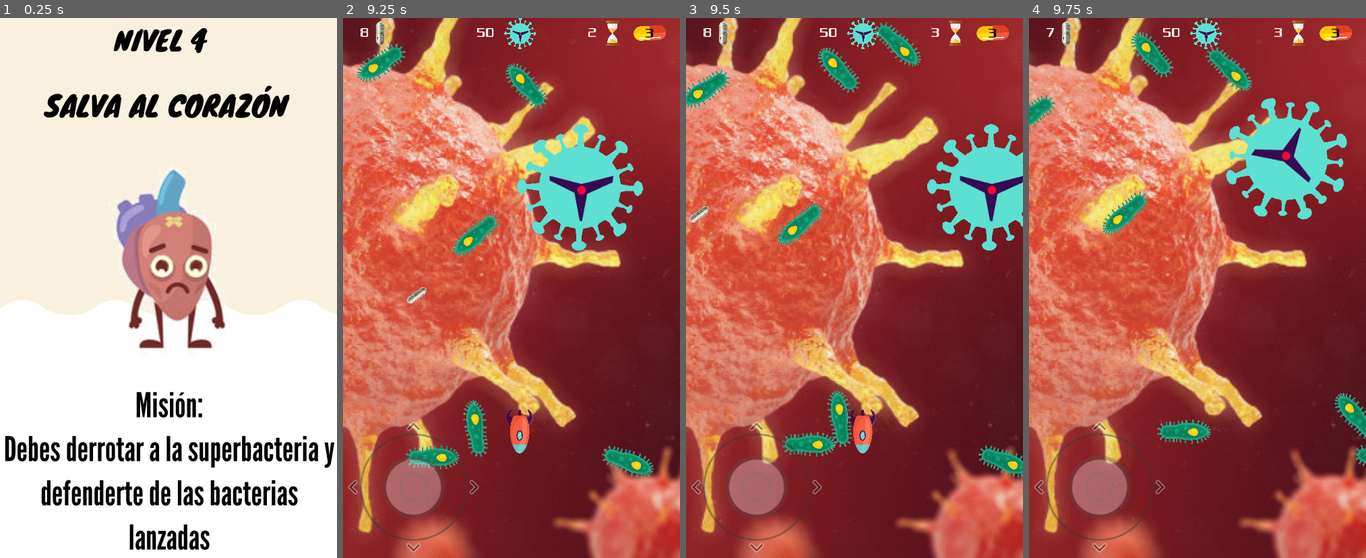
Above: before the commit, frames 1-4 (left to right).
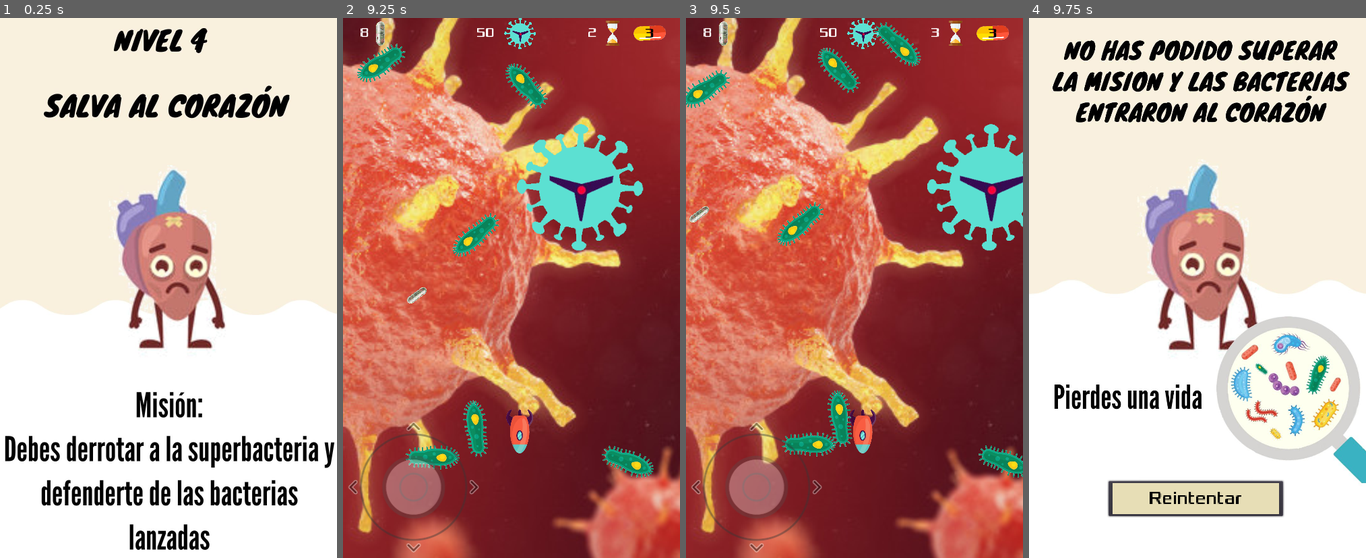
Above: after the commit, the same moments.

Repository: chapita3/BodyRescue
Game: Godot game, scene res://Level4.tscn
Same seed, same stepped clock (60 frames per second), same inputs: the game is played once before the commit and once after it. This scene is started directly instead of the project's main scene. Sound files missing from this copy of the repository are replaced by a short silence.
Inputs (mouse positions are in pixels of both pictures, inside the frame that each line leads up to):
- Up to frame 1 (0.25 s): no input
- Up to frame 2 (9.25 s): tap Enter at 0.5, 2, 3.5 s; move the mouse to (585, 261) at 0.52 s; hold Right (ui_right) 0.53-1.25 s; click (585, 261) at 0.67 s; tap Space at 1.25, 2.75, 4.25 s; drag from (444, 315) to (629, 261) at 1.27 s; move the mouse to (545, 169) at 2.02 s; hold Right (ui_right) 2.03-2.75 s; drag from (494, 396) to (410, 207) at 2.77 s; move the mouse to (612, 369) at 3.52 s; hold Left (ui_left) 3.53-4.25 s; drag from (410, 207) to (460, 153) at 4.27 s; move the mouse to (528, 288) at 5.02 s; hold Down (ui_down) 5.03-5.75 s; click (528, 288) at 5.17 s; drag from (460, 153) to (444, 315) at 5.77 s; move the mouse to (585, 261) at 6.52 s; hold Up (ui_up) 6.53-7.25 s; drag from (444, 315) to (599, 66) at 7.27 s; move the mouse to (545, 169) at 8.02 s; hold Down (ui_down) 8.03-8.75 s; drag from (494, 396) to (410, 207) at 8.77 s
- Up to frame 3 (9.5 s): no input
- Up to frame 4 (9.75 s): move the mouse to (1298, 369) at 9.52 s; hold Up (ui_up) from 9.53 s (still down); click (1298, 369) at 9.67 s

Frames 1-3 are identical in both runs. In frame 4, 99% of the frame differs, in the area x 0-100%, y 0-100%.
Error before the commit: Attempt to call function 'play' in base 'null instance' on a null instance. (res://SNave.gd:124)

Commit message:
Sonidos y solución muerte bacteria

Diff:
--- a/Bacteria.gd
+++ b/Bacteria.gd
@@ -29,11 +29,14 @@
 func elim():
 	$AnimatedSprite.visible=false
 	$punch.play()
-	$CollisionShape2D.light_mask=20
-	$CollisionShape2.light_mask=20
-	$CollisionShape3down.light_mask=20
-	$CollisionShape3up.light_mask=20
-	$CollisionShape4.light_mask=20
+	set_collision_mask_bit(19,true)
+	set_collision_mask_bit(0,false)
+	set_collision_mask_bit(1,false)
+	#$CollisionShape2D.set_collision_mask(424288)
+	#$CollisionShape2.set_collision_mask(424288)
+	#$CollisionShape3down.set_collision_mask(424288)
+	#$CollisionShape3up.set_collision_mask(424288)
+	#$CollisionShape4.set_collision_mask(424288)
 
 func level_call():
 	var aux=$AnimatedSprite.animation
--- a/Bacteria.tscn
+++ b/Bacteria.tscn
@@ -26,11 +26,6 @@
 "name": "grande8",
 "speed": 5.0
 }, {
-"frames": [ ExtResource( 16 ) ],
-"loop": true,
-"name": "grande6",
-"speed": 5.0
-}, {
 "frames": [ ExtResource( 5 ) ],
 "loop": true,
 "name": "chica2",
@@ -41,39 +36,9 @@
 "name": "grande1",
 "speed": 5.0
 }, {
-"frames": [ ExtResource( 11 ) ],
-"loop": true,
-"name": "chica6",
-"speed": 5.0
-}, {
-"frames": [ ExtResource( 17 ) ],
-"loop": true,
-"name": "grande7",
-"speed": 5.0
-}, {
-"frames": [ ExtResource( 6 ) ],
-"loop": true,
-"name": "chica7",
-"speed": 5.0
-}, {
 "frames": [ ExtResource( 7 ) ],
 "loop": true,
 "name": "grande3",
-"speed": 5.0
-}, {
-"frames": [ ExtResource( 9 ) ],
-"loop": true,
-"name": "chica3",
-"speed": 5.0
-}, {
-"frames": [ ExtResource( 12 ) ],
-"loop": true,
-"name": "chica8",
-"speed": 5.0
-}, {
-"frames": [ ExtResource( 10 ) ],
-"loop": true,
-"name": "chica4",
 "speed": 5.0
 }, {
 "frames": [ ExtResource( 13 ) ],
@@ -84,6 +49,11 @@
 "frames": [ ExtResource( 8 ) ],
 "loop": true,
 "name": "grande4",
+"speed": 5.0
+}, {
+"frames": [ ExtResource( 11 ) ],
+"loop": true,
+"name": "chica6",
 "speed": 5.0
 }, {
 "frames": [ ExtResource( 14 ) ],
@@ -99,6 +69,36 @@
 "frames": [ ExtResource( 3 ) ],
 "loop": true,
 "name": "chica1",
+"speed": 5.0
+}, {
+"frames": [ ExtResource( 16 ) ],
+"loop": true,
+"name": "grande6",
+"speed": 5.0
+}, {
+"frames": [ ExtResource( 17 ) ],
+"loop": true,
+"name": "grande7",
+"speed": 5.0
+}, {
+"frames": [ ExtResource( 12 ) ],
+"loop": true,
+"name": "chica8",
+"speed": 5.0
+}, {
+"frames": [ ExtResource( 10 ) ],
+"loop": true,
+"name": "chica4",
+"speed": 5.0
+}, {
+"frames": [ ExtResource( 6 ) ],
+"loop": true,
+"name": "chica7",
+"speed": 5.0
+}, {
+"frames": [ ExtResource( 9 ) ],
+"loop": true,
+"name": "chica3",
 "speed": 5.0
 } ]
 
--- a/Level3.tscn
+++ b/Level3.tscn
@@ -146,6 +146,7 @@
 
 [node name="sound" type="AudioStreamPlayer2D" parent="."]
 stream = ExtResource( 12 )
+volume_db = -17.444
 [connection signal="hide_HUD" from="." to="HUD_game" method="hide_HUD"]
 [connection signal="start_HUD3" from="." to="HUD_game" method="_on_Level3_start_HUD3"]
 [connection signal="timeout" from="BacteriaTimer" to="." method="_on_BacteriaTimer_timeout"]
--- a/SNave.tscn
+++ b/SNave.tscn
@@ -80,12 +80,14 @@
 scale = Vector2( 0.429708, 0.0366638 )
 
 [node name="ImpulseAbajo" parent="." instance=ExtResource( 7 )]
-
 visible = false
 
 [node name="mira" type="RayCast2D" parent="."]
 position = Vector2( 1.94174, -2.21918 )
 enabled = true
 cast_to = Vector2( 70, 0 )
+
+[node name="explode" type="AudioStreamPlayer2D" parent="."]
+stream = ExtResource( 9 )
 [connection signal="area_entered" from="." to="." method="_on_Nave_area_entered"]
 [connection signal="body_entered" from="." to="." method="_on_Nave_body_entered"]
